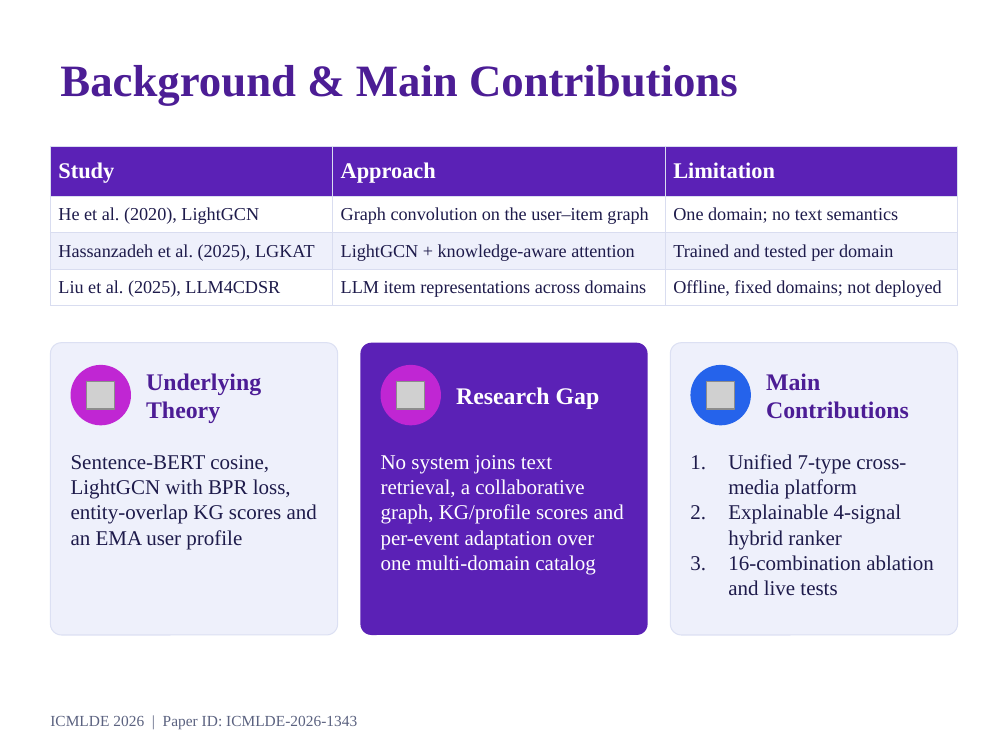
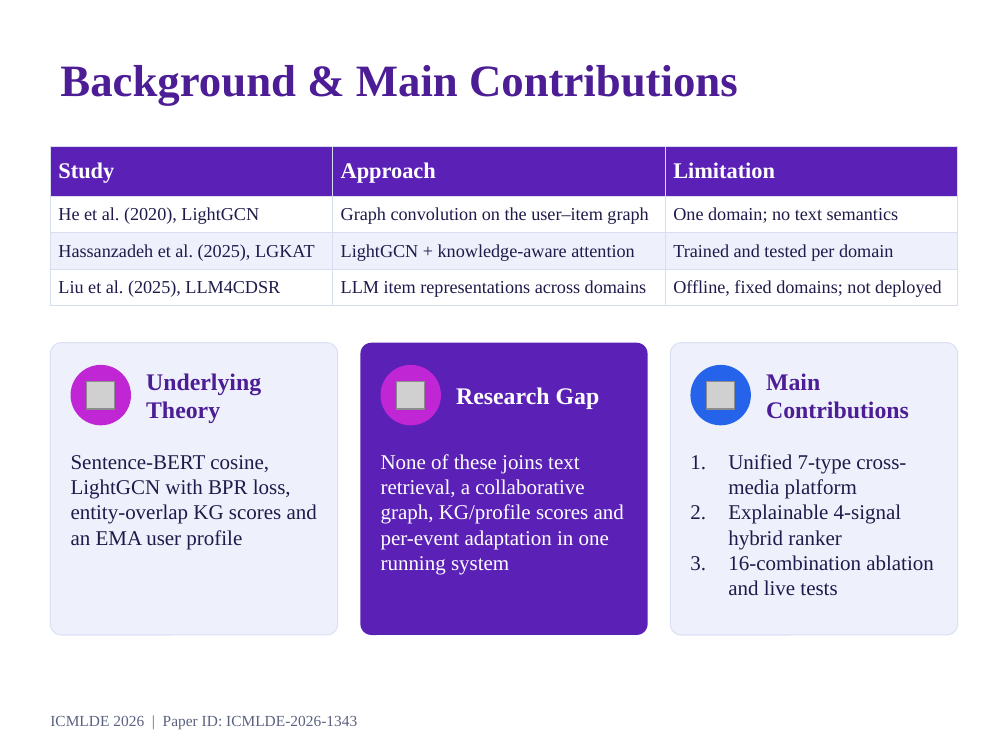
Before and after one commit to sanjay-pokee/Real-Time-Adaptive-Cross-Media-Recommendation-System, a slide deck: slide 4 of reports/submission/presentation/ICMLDE-2026-1343.pptx. Drawn at 1008x756 pixels with LibreOffice and Linux fonts; fonts in the diff are those of the drawing; grey boxes stand for pictures; background and template pictures are left out. Boxes give left, top, right and bottom in pixels: in the first picture for what was removed or moved away, otherwise in the second. Text is boxed around its words. In the diff, an @@ line names an element or a change of style, - is before the commit and + after.

```diff
--- a/reports/submission/presentation/ICMLDE-2026-1343.pptx
+++ b/reports/submission/presentation/ICMLDE-2026-1343.pptx
@@ text at box(381, 454, 624, 575): text changed @@
-No system joins text retrieval, a collaborative graph, KG/profile scores and per-event adaptation over one multi-domain catalog
+None of these joins text retrieval, a collaborative graph, KG/profile scores and per-event adaptation in one running system
```
Also in this commit, not shown: 5 other slides changed, 3 other files.
